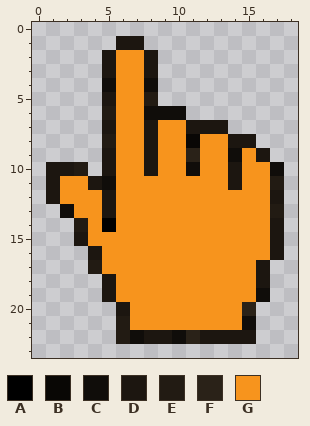
A pixel-art sprite gets an edit: website/img/Cursor_Delete.png. The first picture shows the starting point.
The file is 19x24 pixels. Colours within 5 levels of each other are drawn and written as one.
Palette (. is transparent): A #000000  B #090705  C #100d0a  D #1c1610  E #221b13  F #2a2218  G #f7941d
Pixels before, first column x 1:
 1 .....DD..........
 2 ....DGGD.........
 3 ....DGGD.........
 4 ....CGGC.........
 5 ....DGGE.........
 6 ....EGGCCC.......
 7 ....DGGDGGDDD....
 8 ....EGGDGGBGGDD..
 9 ....DGGDGGFGGCGD.
10 DDE.DGGDGGCGGDGGC
11 DGGDCGGGGGGGGDGGE
12 DGGGDGGGGGGGGGGGD
13 .CGGDGGGGGGGGGGGE
14 ..EGAGGGGGGGGGGGD
15 ..DGGGGGGGGGGGGGD
16 ...DGGGGGGGGGGGGD
17 ...EGGGGGGGGGGGD.
18 ....DGGGGGGGGGGD.
19 ....DGGGGGGGGGGC.
20 .....DGGGGGGGGF..
21 .....EGGGGGGGGC..
22 .....ECDDCFDDDD..
After the commit:
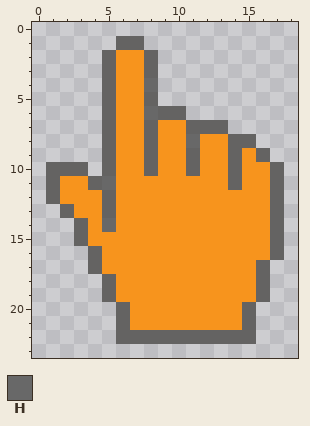
Colours new in this view: H #686868
Change:
Colour D changes from #1c1610 to #646362.
Colour C gives way to colour D in row 4 at x 5; in row 6 at x 9 to 10; in row 9 at x 14; in row 10 at x 11 and 17; in row 13 at x 2; in row 19 at x 16.
Colour C gives way to colour D in row 21 at x 15; in row 22 at x 7 and 10.
Colour E gives way to colour D in row 5 at x 8; in row 6 at x 5; in row 8 at x 5; in row 10 at x 3; in row 11 at x 17; in row 13 at x 17.
Colour E gives way to colour D in row 14 at x 3; in row 17 at x 4; in rows 21 to 22 at x 6.
Colour F gives way to colour D in row 9 at x 11; in row 20 at x 15; in row 22 at x 11.
Colour A gives way to colour H in row 14 at x 5.
Colour B gives way to colour H in row 8 at x 11.
Colour C gives way to colour H in row 4 at x 8; in row 6 at x 8; in row 11 at x 5.
Where, in picture pixels (left, top, right, bottom), the same in both pictures:
changed: (46, 36, 284, 344)
